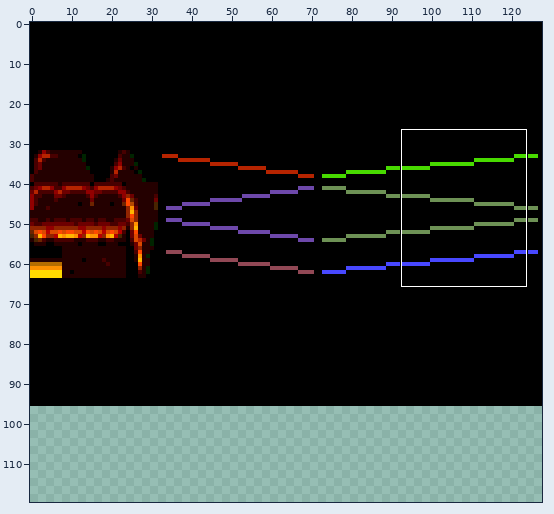
Sprite sheet: data/tiles2.png. Above, an overview of the earlier version with the close-up marked.
Close-up. The starting point:
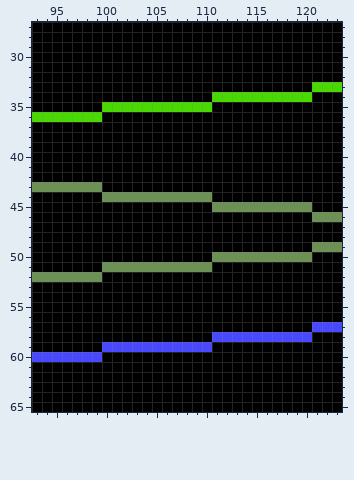
The file is 128x96 pixels. Shown: x 93..123, y 27..65. The old version is drawn lined up with the new one, on the new canvas. The commit also changed other parts of the picture, which this record leaves out.
And afterwards:
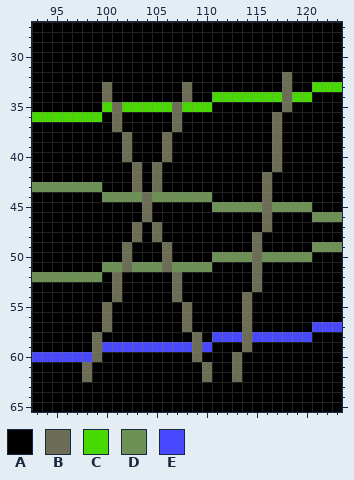
Palette (. is transparent): A #000000  B #6d6d55  C #48da00  D #6d9155  E #4848ff
Edits made:
canvas 128x96 -> 128x120
@@ x 93..123 @@
 31 AAAAAAAAAAAAAAAAAAAAAAAAAAAAAAA
-32 AAAAAAAAAAAAAAAAAAAAAAAAAAAAAAA
-33 AAAAAAAAAAAAAAAAAAAAAAAAAAAACCC
-34 AAAAAAAAAAAAAAAAAACCCCCCCCCCAAA
-35 AAAAAAACCCCCCCCCCCAAAAAAAAAAAAA
-36 CCCCCCCAAAAAAAAAAAAAAAAAAAAAAAA
-37 AAAAAAAAAAAAAAAAAAAAAAAAAAAAAAA
-38 AAAAAAAAAAAAAAAAAAAAAAAAAAAAAAA
-39 AAAAAAAAAAAAAAAAAAAAAAAAAAAAAAA
-40 AAAAAAAAAAAAAAAAAAAAAAAAAAAAAAA
-41 AAAAAAAAAAAAAAAAAAAAAAAAAAAAAAA
-42 AAAAAAAAAAAAAAAAAAAAAAAAAAAAAAA
-43 DDDDDDDAAAAAAAAAAAAAAAAAAAAAAAA
-44 AAAAAAADDDDDDDDDDDAAAAAAAAAAAAA
-45 AAAAAAAAAAAAAAAAAADDDDDDDDDDAAA
-46 AAAAAAAAAAAAAAAAAAAAAAAAAAAADDD
-47 AAAAAAAAAAAAAAAAAAAAAAAAAAAAAAA
-48 AAAAAAAAAAAAAAAAAAAAAAAAAAAAAAA
-49 AAAAAAAAAAAAAAAAAAAAAAAAAAAADDD
-50 AAAAAAAAAAAAAAAAAADDDDDDDDDDAAA
-51 AAAAAAADDDDDDDDDDDAAAAAAAAAAAAA
-52 DDDDDDDAAAAAAAAAAAAAAAAAAAAAAAA
-53 AAAAAAAAAAAAAAAAAAAAAAAAAAAAAAA
-54 AAAAAAAAAAAAAAAAAAAAAAAAAAAAAAA
-55 AAAAAAAAAAAAAAAAAAAAAAAAAAAAAAA
-56 AAAAAAAAAAAAAAAAAAAAAAAAAAAAAAA
-57 AAAAAAAAAAAAAAAAAAAAAAAAAAAAEEE
-58 AAAAAAAAAAAAAAAAAAEEEEEEEEEEAAA
-59 AAAAAAAEEEEEEEEEEEAAAAAAAAAAAAA
-60 EEEEEEEAAAAAAAAAAAAAAAAAAAAAAAA
-61 AAAAAAAAAAAAAAAAAAAAAAAAAAAAAAA
-62 AAAAAAAAAAAAAAAAAAAAAAAAAAAAAAA
+32 AAAAAAAAAAAAAAAAAAAAAAAAABAAAAA
+33 AAAAAAABAAAAAAABAAAAAAAAABAACCC
+34 AAAAAAABAAAAAAABAACCCCCCCBCCAAA
+35 AAAAAAACBCCCCCBCCCAAAAAAABAAAAA
+36 CCCCCCCABAAAAABAAAAAAAAABAAAAAA
+37 AAAAAAAABAAAAABAAAAAAAAABAAAAAA
+38 AAAAAAAAABAAABAAAAAAAAAABAAAAAA
+39 AAAAAAAAABAAABAAAAAAAAAABAAAAAA
+40 AAAAAAAAABAAABAAAAAAAAAABAAAAAA
+41 AAAAAAAAAABABAAAAAAAAAAABAAAAAA
+42 AAAAAAAAAABABAAAAAAAAAABAAAAAAA
+43 DDDDDDDAAABABAAAAAAAAAABAAAAAAA
+44 AAAAAAADDDDBDDDDDDAAAAABAAAAAAA
+45 AAAAAAAAAAABAAAAAADDDDDBDDDDAAA
+46 AAAAAAAAAAABAAAAAAAAAAABAAAADDD
+47 AAAAAAAAAABABAAAAAAAAAABAAAAAAA
+48 AAAAAAAAAABABAAAAAAAAABAAAAAAAA
+49 AAAAAAAAABAAABAAAAAAAABAAAAADDD
+50 AAAAAAAAABAAABAAAADDDDBDDDDDAAA
+51 AAAAAAADDBDDDBDDDDAAAABAAAAAAAA
+52 DDDDDDDABAAAAABAAAAAAABAAAAAAAA
+53 AAAAAAAABAAAAABAAAAAAABAAAAAAAA
+54 AAAAAAAABAAAAABAAAAAABAAAAAAAAA
+55 AAAAAAABAAAAAAABAAAAABAAAAAAAAA
+56 AAAAAAABAAAAAAABAAAAABAAAAAAAAA
+57 AAAAAAABAAAAAAABAAAAABAAAAAAEEE
+58 AAAAAABAAAAAAAAABAEEEBEEEEEEAAA
+59 AAAAAABEEEEEEEEEBEAAABAAAAAAAAA
+60 EEEEEEBAAAAAAAAABAAABAAAAAAAAAA
+61 AAAAABAAAAAAAAAAABAABAAAAAAAAAA
+62 AAAAABAAAAAAAAAAABAABAAAAAAAAAA
 63 AAAAAAAAAAAAAAAAAAAAAAAAAAAAAAA
Boxes around the changes in both close-ups, in picture pixels (x1, y1, x2, y2):
changed: (82, 72, 292, 382)
